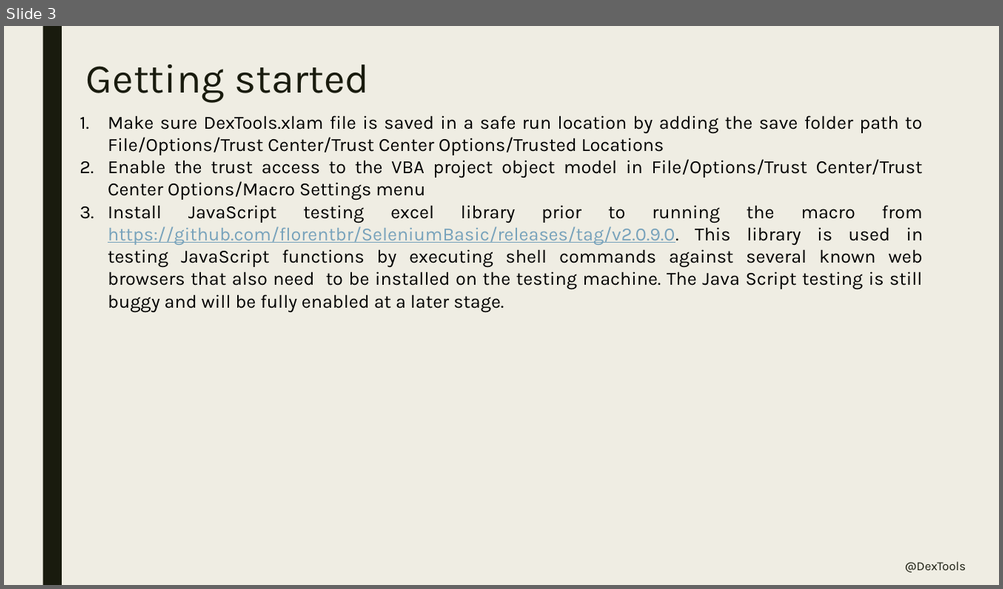
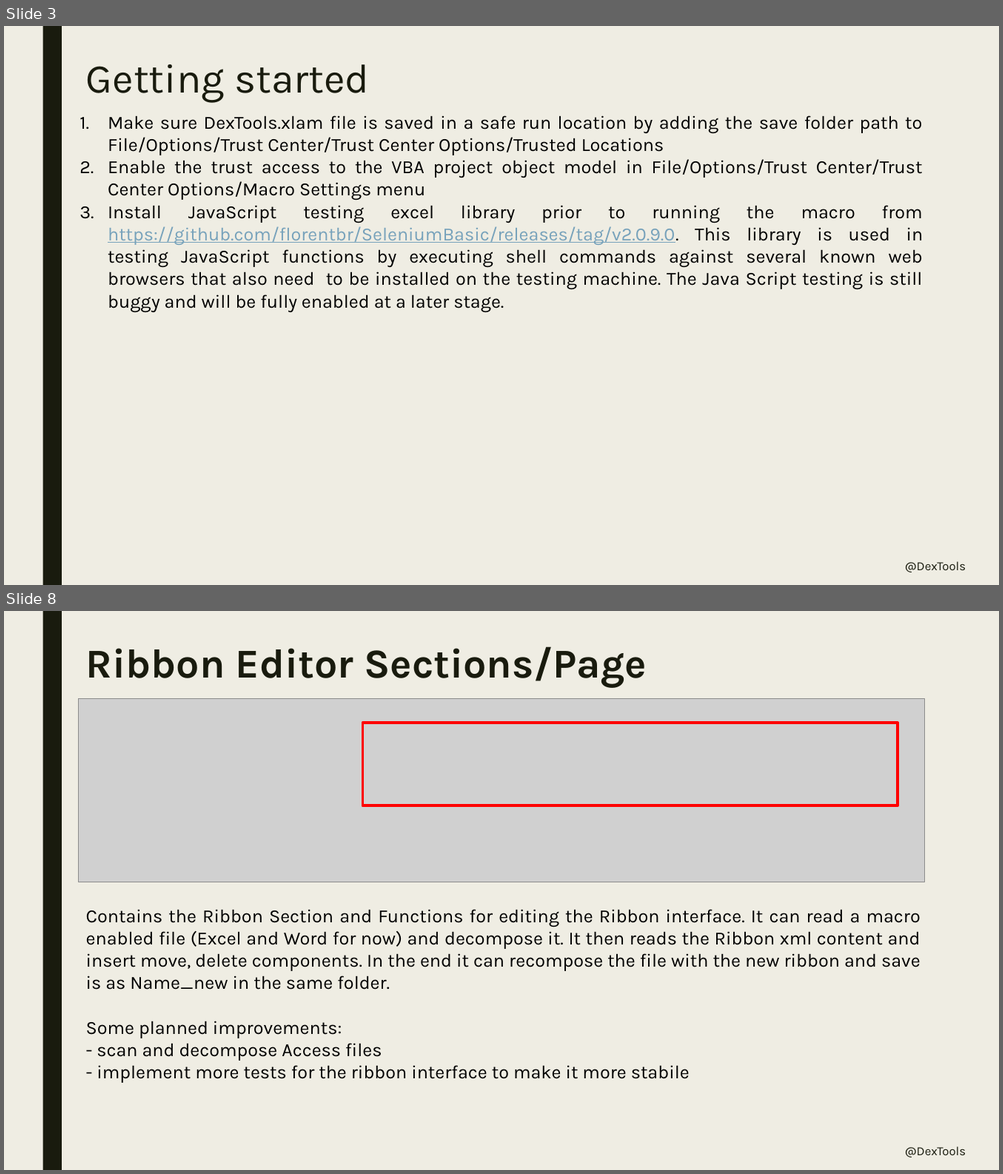
Before and after one commit to dexterial/Dextools, a slide deck: Main/Guide.pptx. Shown one above the other, each under a label of ours: slide 3 before the commit, slides 3 and 8 after it; the slides between them are not shown. The pictures are 1003x589 and 1003x1174 pixels, drawn with LibreOffice and Linux fonts; fonts in the diff are those of the drawing; grey boxes stand for pictures. Boxes give left, top, right and bottom in pixels: in the first picture for what was removed or moved away, otherwise in the second. Text is boxed around its words. In the diff, an @@ line names an element or a change of style, - is before the commit and + after.

```diff
--- a/Main/Guide.pptx
+++ b/Main/Guide.pptx
@@ slide 8 added at [4, 611, 999, 1170], background #EFEDE3; not listed: 1 template element that a slide beside it also shows @@
@@ title added at [86, 647, 646, 687], 39.6 pt, text #191B0E, bold @@
+Ribbon Editor Sections/Page
@@ picture added at [79, 698, 924, 882] @@
@@ rectangle added at [363, 723, 898, 806], outline #FF0000 2.75 pt @@
@@ text added at [86, 909, 920, 1083], 18 pt, text #000000 @@
+Contains the Ribbon Section and Functions for editing the Ribbon interface. It can read a macro enabled file (Excel and Word for now) and decompose it. It then reads the Ribbon xml content and insert move, delete components. In the end it can recompose the file with the new ribbon and save is as Name_new in the same folder.
+Some planned improvements:
+- scan and decompose Access files
+- implement more tests for the ribbon interface to make it more stabile
@@ text added at [905, 1147, 965, 1158], 12 pt, text #191B0E @@
+@DexTools
```
Also in this commit, not shown: 4 slides changed, 3 other slides added, 2 other files.
